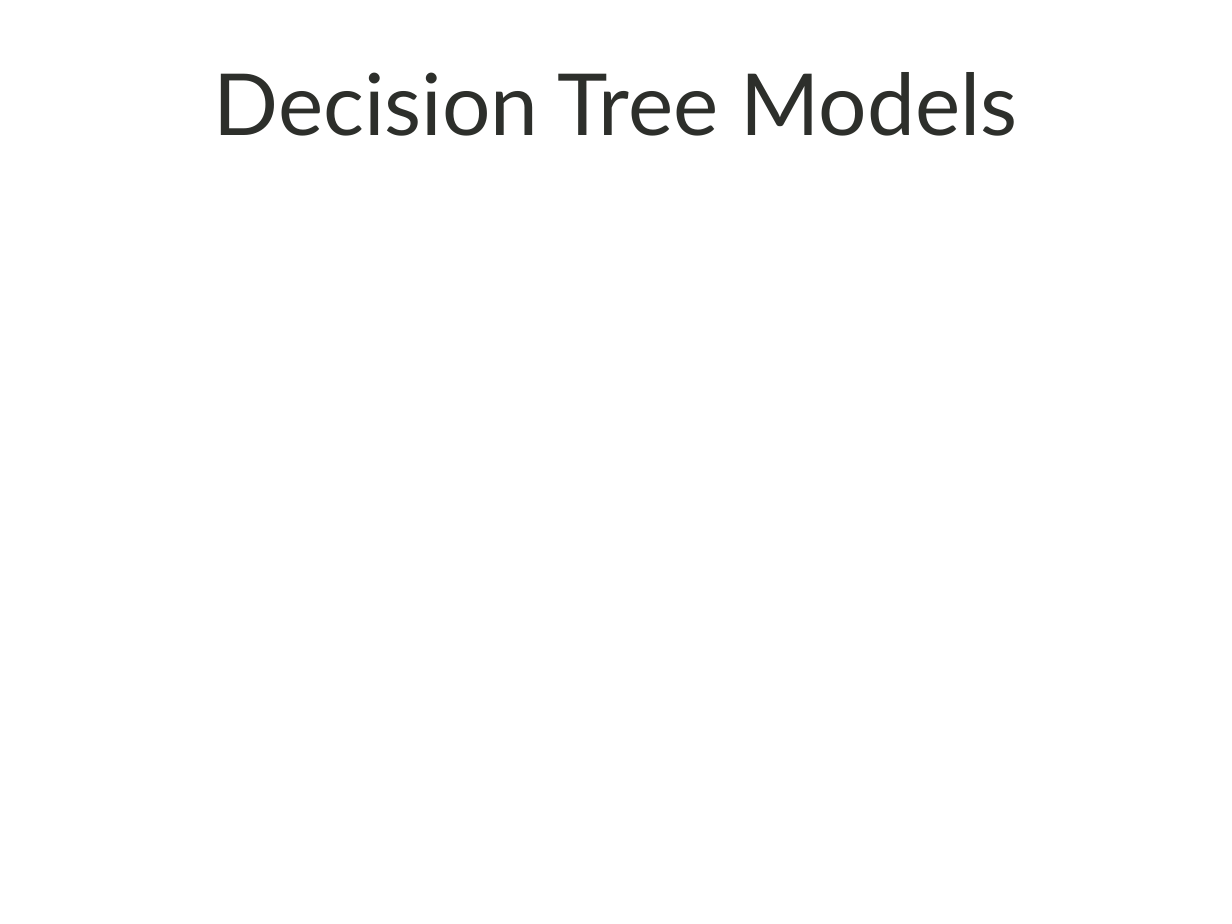
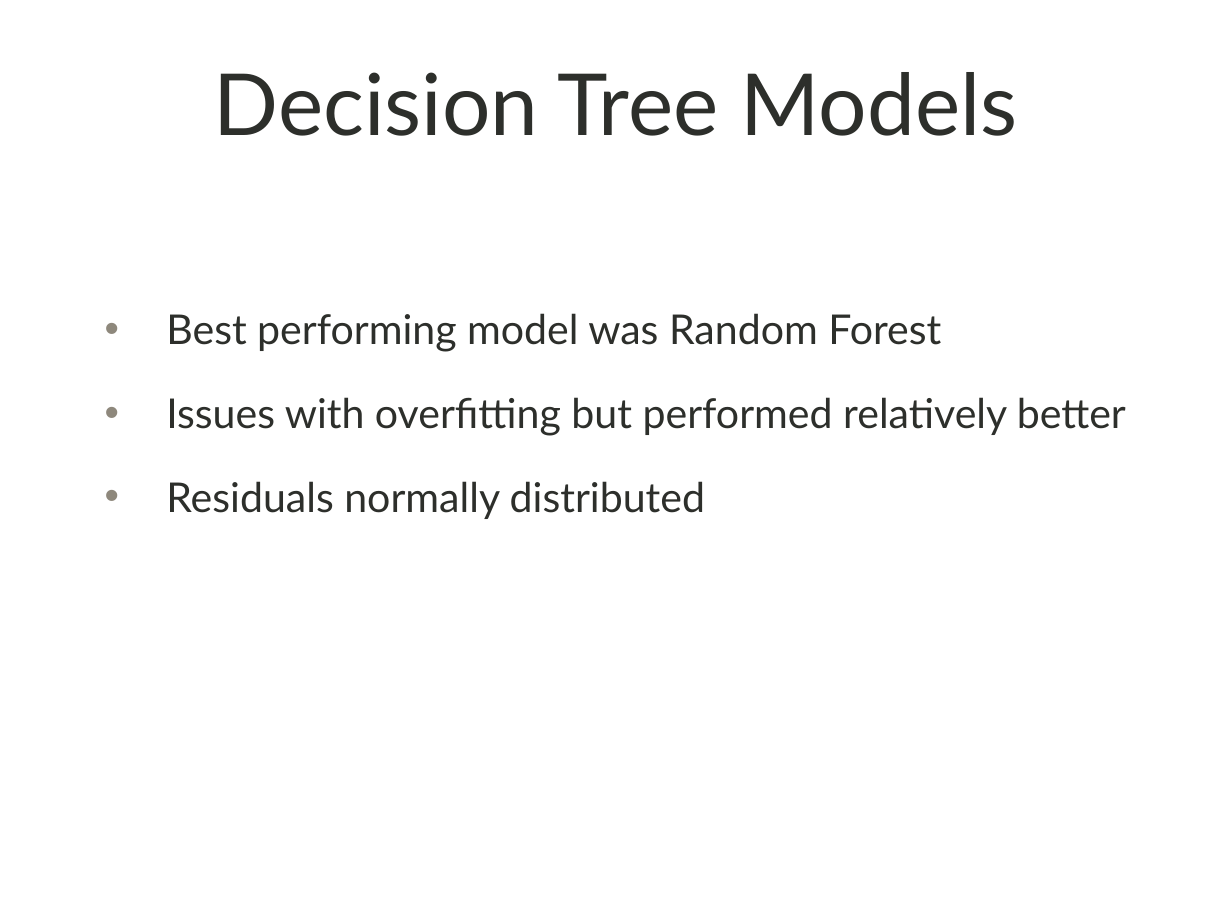
Before and after one commit to maddyobrienjones/project_luther, a slide deck: slide 7 of luther.pptx (slide 8 before the commit). Drawn at 1232x924 pixels with LibreOffice and Linux fonts; fonts in the diff are those of the drawing; background and template pictures are left out. Boxes give left, top, right and bottom in pixels: in the first picture for what was removed or moved away, otherwise in the second. Text is boxed around its words. In the diff, an @@ line names an element or a change of style, - is before the commit and + after.

```diff
--- a/luther.pptx
+++ b/luther.pptx
@@ text added at <box>166,313,1126,519</box>, 24 pt, text #2D2F2B @@
+• Best performing model was Random Forest
+• Issues with overfitting but performed relatively better
+• Residuals normally distributed
```
Also in this commit, not shown: 3 other slides changed, 1 slide removed, 1 other file.
